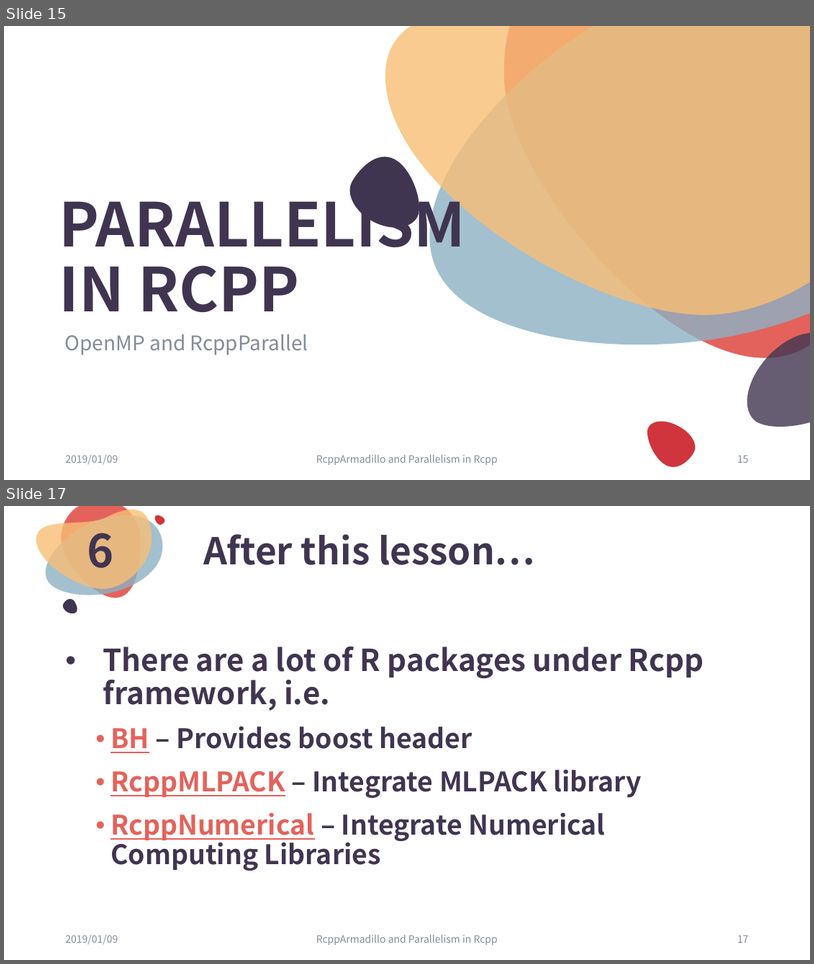
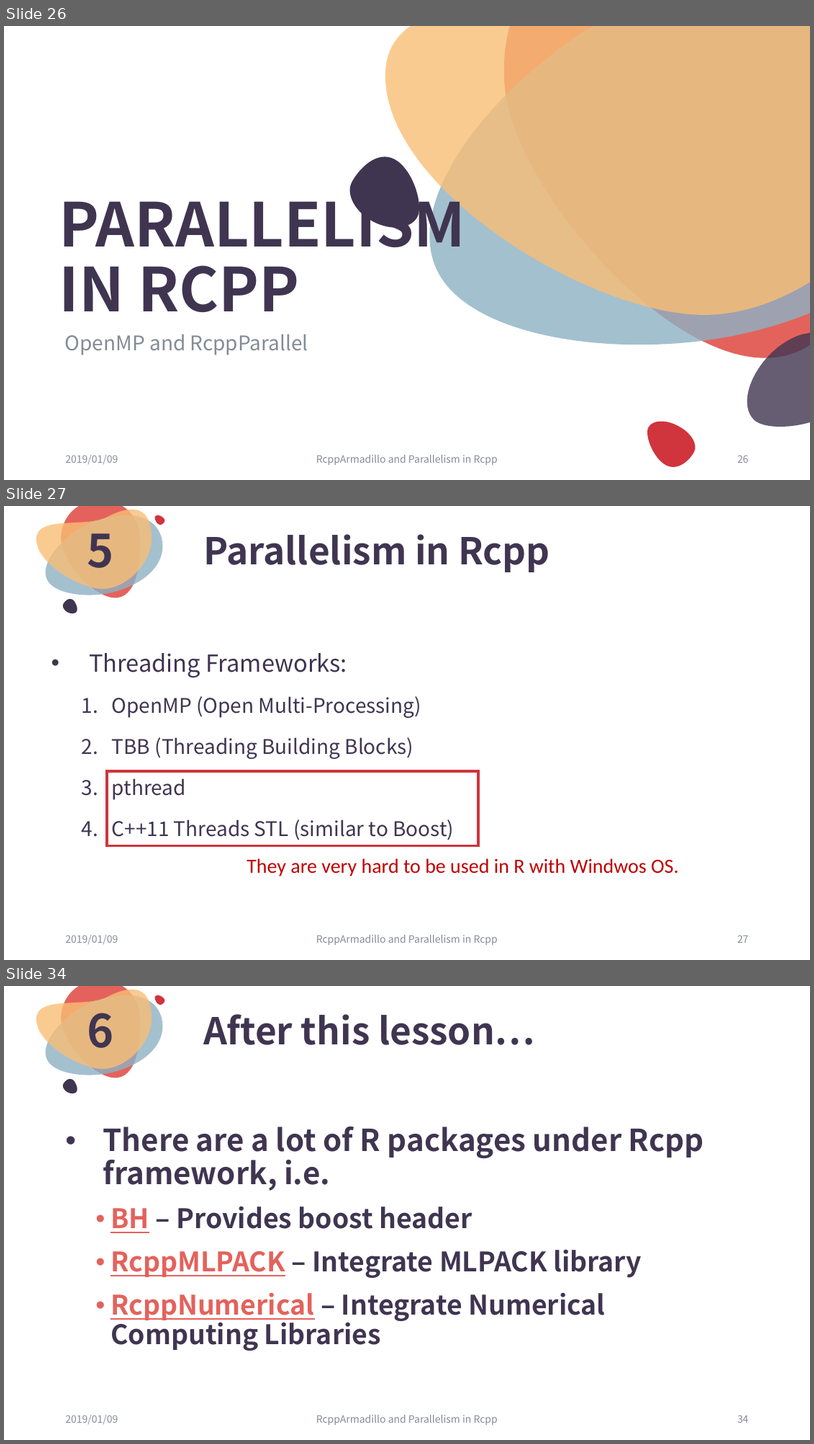
Before and after one commit to ChingChuan-Chen/Rcpp_RcppArmadillo_tutorial, a slide deck: leture_powerpoint_0109.pptx. Shown one above the other, each under a label of ours: slides 15 and 17 before the commit, slides 26, 27 and 34 after it; the slides between them are not shown. The pictures are 814x964 and 814x1444 pixels, drawn with LibreOffice and Linux fonts; fonts in the diff are those of the drawing. Boxes give left, top, right and bottom in pixels: in the first picture for what was removed or moved away, otherwise in the second. Text is boxed around its words. In the diff, an @@ line names an element or a change of style, - is before the commit and + after.

```diff
--- a/leture_powerpoint_0109.pptx
+++ b/leture_powerpoint_0109.pptx
@@ slide 27 added at bbox=[4, 506, 810, 960], background #FFFFFF; not listed: 5 template elements that a slide beside it also shows @@
@@ text added at bbox=[88, 521, 114, 568], 54 pt, text #403551, bold @@
+5
@@ title added at bbox=[203, 534, 550, 572], 44 pt, text #403551, bold @@
+Parallelism in Rcpp
@@ text added at bbox=[89, 653, 454, 840], 24 pt, text #403551 @@
+• Threading Frameworks:
+  1. OpenMP (Open Multi-Processing)
+  2. TBB (Threading Building Blocks)
+  3. pthread
+  4. C++11 Threads STL (similar to Boost)
@@ rectangle added at bbox=[108, 771, 479, 845], outline #D0343C 3 pt @@
@@ text added at bbox=[247, 858, 679, 876], 24 pt, text #C00000 @@
+They are very hard to be used in R with Windwos OS.
@@ text added at bbox=[65, 934, 118, 944], 12 pt, text #848B98 @@
+2019/01/09
@@ text added at bbox=[316, 934, 498, 944], 12 pt, text #848B98 @@
+RcppArmadillo and Parallelism in Rcpp
@@ page number added at bbox=[738, 934, 749, 942], 12 pt, text #848B98 @@
+27
@@ what was slide 15 is now slide 26 @@
@@ page number at bbox=[738, 454, 749, 462]: text changed @@
-15
+26
@@ what was slide 17 is now slide 34 @@
@@ page number at bbox=[738, 1414, 749, 1422]: text changed @@
-17
+34
```
Also in this commit, not shown: 4 slides changed, 16 other slides added, 7 other files.
